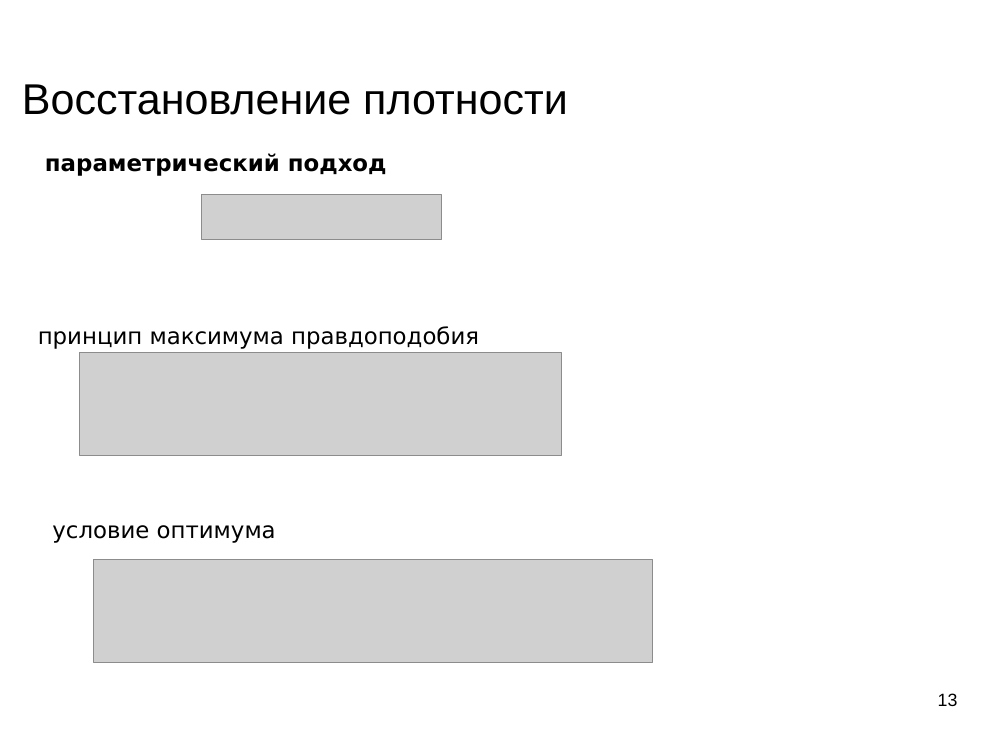
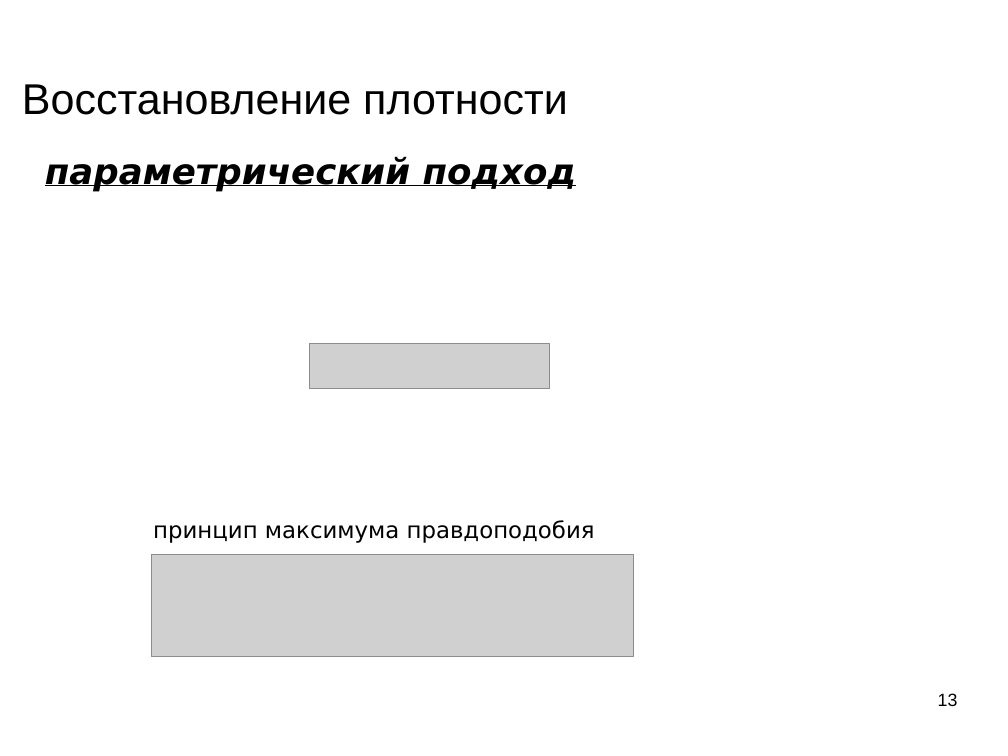
Before and after one commit to mechanoid5/ml_lectorium_legacy, a slide deck: slide 13 of 05-em.odp. Drawn at 1008x756 pixels with LibreOffice and Linux fonts; fonts in the diff are those of the drawing; grey boxes stand for pictures; background and template pictures are left out. Boxes give left, top, right and bottom in pixels: in the first picture for what was removed or moved away, otherwise in the second. Text is boxed around its words. In the diff, an @@ line names an element or a change of style, - is before the commit and + after.

```diff
--- a/05-em.odp
+++ b/05-em.odp
@@ text "параметрический подход" at box(45, 156, 577, 191): size 18 to 28 pt, italic on, underline on @@
@@ picture removed at box(201, 195, 441, 241) @@
@@ picture: place and size @@
-picture at box(80, 353, 562, 456)
+picture at box(310, 343, 550, 389)
@@ text removed at box(52, 525, 276, 543) @@
-условие оптимума
@@ text "принцип максимума правдоподобия": place and size @@
-text "принцип максимума правдоподобия" at box(38, 326, 479, 349)
+text "принцип максимума правдоподобия" at box(153, 520, 595, 543)
@@ picture: place and size @@
-picture at box(93, 560, 652, 662)
+picture at box(151, 554, 633, 657)
```
Also in this commit, not shown: 3 other slides changed, 1 other file.
